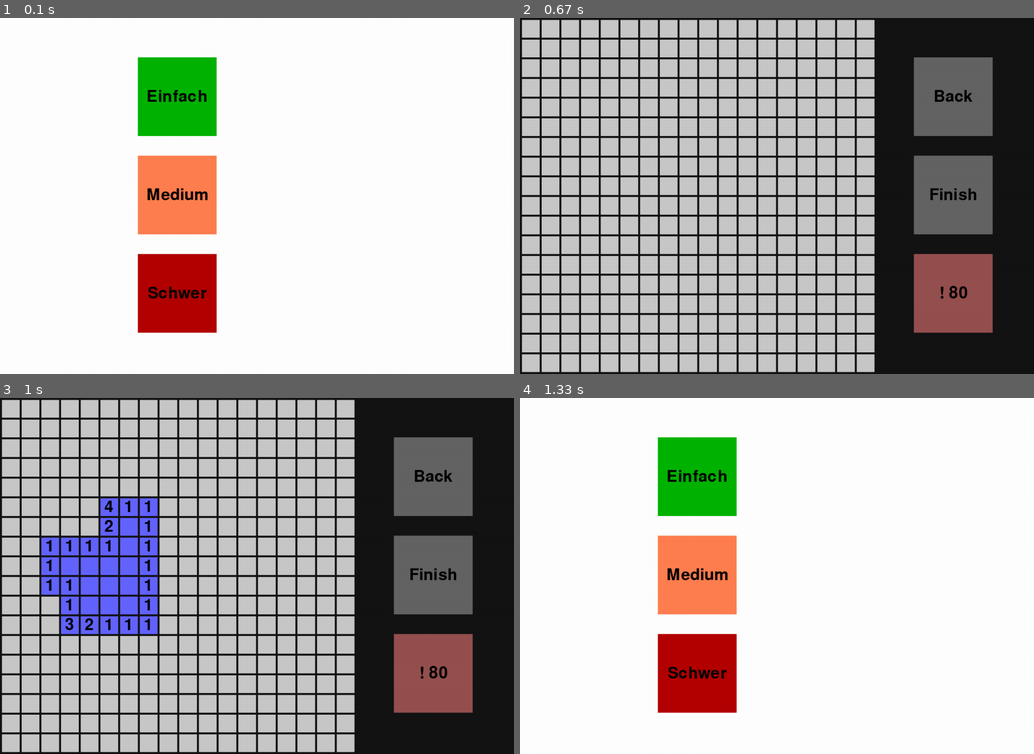
Above: before the commit, frames 1-4 (two rows, left to right).
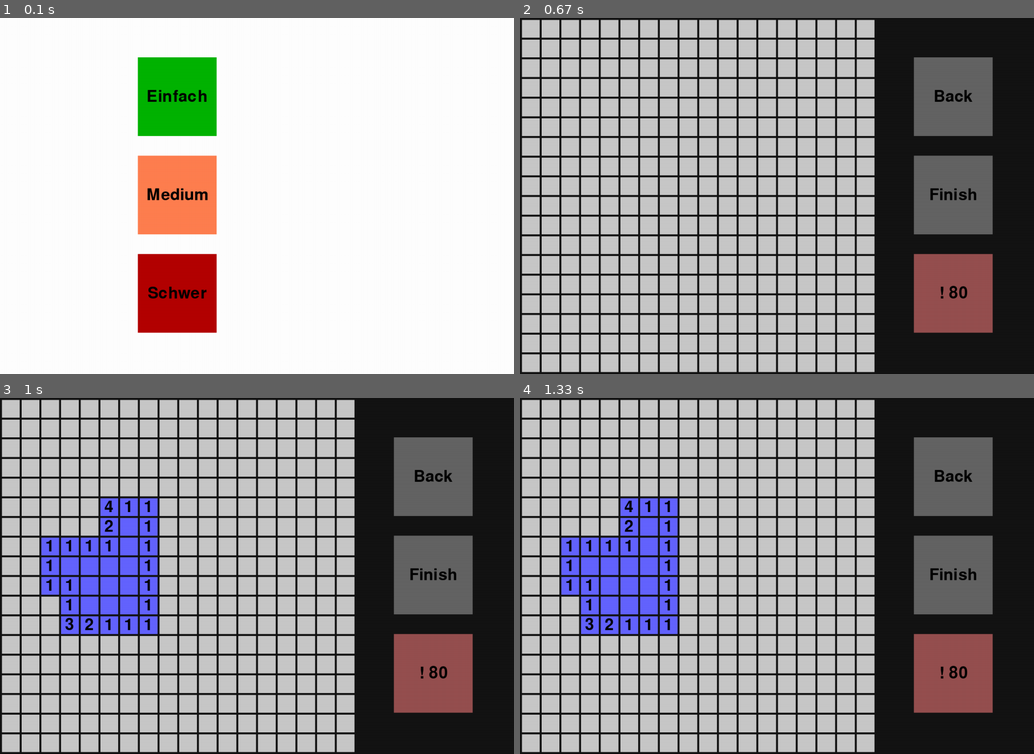
Above: after the commit, the same moments.

Repository: yanweiser/Minesweeper
Game: pygame game, started from mines-pygame/mines2.py
The game is run twice, just before and just after one commit, with the same random seed, the same clock (stepped at 60 frames per second) and the same inputs.
Inputs (mouse positions are in pixels of both pictures, inside the frame that each line leads up to):
- Up to frame 1 (0.1 s): no input
- Up to frame 2 (0.67 s): click "Medium" at 0.38 s
- Up to frame 3 (1 s): click (133, 579) at 0.72 s
- Up to frame 4 (1.33 s): click (854, 451) at 1.15 s

Frames 1-3 are identical in both runs. In frame 4, 100% of the frame differs, in the area x 0-100%, y 0-100%.

Commit message:
highscores and full finish animation + bugfixes

Diff:
--- /dev/null
+++ b/mines-pygame/highscore.py
@@ -0,0 +1,45 @@
+import os.path
+import os
+import numpy as np
+
+class Highscore:
+    def __init__(self):
+        self.hs = []
+
+    def readdata(self, file):
+        f = open(file, "r")
+        return f
+
+    def writedata(self, file):
+        f = open(file,"w")
+        return f
+
+    def form(self, file):
+        dl = file.read()
+        x = []
+        args = dl.split(",", 3)
+        print(args)
+        for a in args:
+            print(a)
+            a = a.replace(" ", "")
+            a = a.replace("\n", "")
+            a = a.replace(",", "")
+            if a == "":
+                continue
+            a = int(a)
+            x.append(a)
+        while len(x) != 3:
+            x.append(0)
+        self.hs = x
+        file.close()
+
+    def writeHS(self, file):
+        file.write(self.makeStr())
+        file.close()
+
+    def makeStr(self):
+        s = ""
+        for h in self.hs:
+            print(s)
+            s = s + str(h) + ","
+        return s
--- /dev/null
+++ b/mines-pygame/highscore.txt
@@ -0,0 +1 @@
+100,0,0,
--- a/mines-pygame/mines2.py
+++ b/mines-pygame/mines2.py
@@ -1,12 +1,32 @@
 from sqare import Square
 from game import Game
+from highscore import Highscore
 import pygame
 import numpy as np
 import random as rd
 import time
 from _thread import *
+import os.path
+import os
 
 SCREENSIZE = 905
+if os.path.exists("highscore.txt"):
+    HS = "highscore.txt"
+elif os.path.exists("mines-pygame/highscore.txt"):
+    HS = "mines-pygame/highscore.txt"
+else:
+    f = open("highscore.txt", "w+")
+    f.write("0,0,0")
+    f.close
+    HS = "highscore.txt"
+hs = Highscore()
+file = hs.readdata(HS)
+hs.form(file)
+print(hs.hs)
+#hs.hs[1] = 40
+#file = hs.writedata(HS)
+#hs.writeHS(file)
+
 
 pygame.init()
 pygame.font.init()
@@ -36,7 +56,6 @@
                         while iter<6:
                             it = iter*11
                             game.sqrs[i][j].col = (c-it*2,c+it,c-it*2)
-                            #time.sleep(0.001)
                             iter +=1
                             drawPart(win,game,game.sqrs[i][j])
                     else:
@@ -58,7 +77,6 @@
                         while iter<6:
                             it = iter*11
                             game.sqrs[i][j].col = (c+it,c-it*2,c-it*2)
-                            #time.sleep(0.001)
                             iter +=1
                             drawPart(win,game,game.sqrs[i][j])
                     else:
@@ -163,18 +181,55 @@
                                 sq = sqr
                                 if ret == 1:
                                     run = False
-                                    end(True, game,win)
+                                    id = start_new_thread(end,(False, game,win))
+                                    if game.GAMESIZE == 9:
+                                        ctc(game)
+                                    try:
+                                        id.exit()
+                                    except:
+                                        print("thread already finished")
+                                    run = False
+                                    pygame.time.delay(3000)
+                                    if GAMESIZE == 9:
+                                        hs.hs[0] = 100
+                                    elif GAMESIZE == 18:
+                                        hs.hs[1] = 100
+                                    else:
+                                        hs.hs[2] = 100
+                                    file = hs.writedata(HS)
+                                    hs.writeHS(file)
                                     del game
                                     return
                                 elif ret == -1:
-                                    end(False, game,win)
+
+                                    id = start_new_thread(end,(False, game,win))
+                                    if game.GAMESIZE == 9:
+                                        ctc(game)
+                                    try:
+                                        id.exit()
+                                    except:
+                                        print("thread already finished")
                                     run = False
+                                    pygame.time.delay(3000)
                                     del game
                                     return
                             elif sqr.click(pos) and but == 3 and game.field[x][y] == 0:
                                 sqr.tag(game)
                                 change = True
                                 sq = sqr
+
+def setup():
+    font1 = pygame.font.SysFont("comicsans", 70)
+    font2 = pygame.font.SysFont("comicsans", 55)
+    text1 = font1.render("highscores", 1, (0,0,0))
+    text2 = font2.render(str(hs.hs[0]), 1, (0,0,0))
+    text3 = font2.render(str(hs.hs[1]), 1, (0,0,0))
+    text4 = font2.render(str(hs.hs[2]), 1, (0,0,0))
+    win.fill((255,255,255))
+    win.blit(text1, (700,50))
+    win.blit(text2, (780, 200 - text2.get_height()/2))
+    win.blit(text3, (780, 450 - text3.get_height()/2))
+    win.blit(text4, (780, 700 - text4.get_height()/2))
 
 
 def start():
@@ -186,6 +241,8 @@
     med.text = "Medium"
     hard = Square(350,600, (180,0,0),test)
     hard.text = "Schwer"
+    setup()
+    pygame.display.update()
     while True:
         clock.tick(60)
         win.fill((255,255,255))
@@ -211,7 +268,7 @@
             med.col = (255,127,80)
             hard.col = (180,0,0)
 
-        pygame.display.update()
+        pygame.display.update(pygame.Rect(100,0,500,900))
         for event in pygame.event.get():
             if event.type == pygame.QUIT:
                 pygame.quit()
@@ -219,9 +276,15 @@
                 pos = pygame.mouse.get_pos()
                 if ez.click(pos):
                     main(GAMESIZE = 9,BOMBCOUNT = 20,TEXTSIZE = 60,SQRSIZE = 95)
+                    setup()
+                    pygame.display.update()
                 elif med.click(pos):
                     main(GAMESIZE = 18,BOMBCOUNT = 80,TEXTSIZE = 60,SQRSIZE = 45)
+                    setup()
+                    pygame.display.update()
                 elif hard.click(pos):
                     main(GAMESIZE = 36,BOMBCOUNT = 320,TEXTSIZE = 30,SQRSIZE = 20)
+                    setup()
+                    pygame.display.update()
 
 start()
